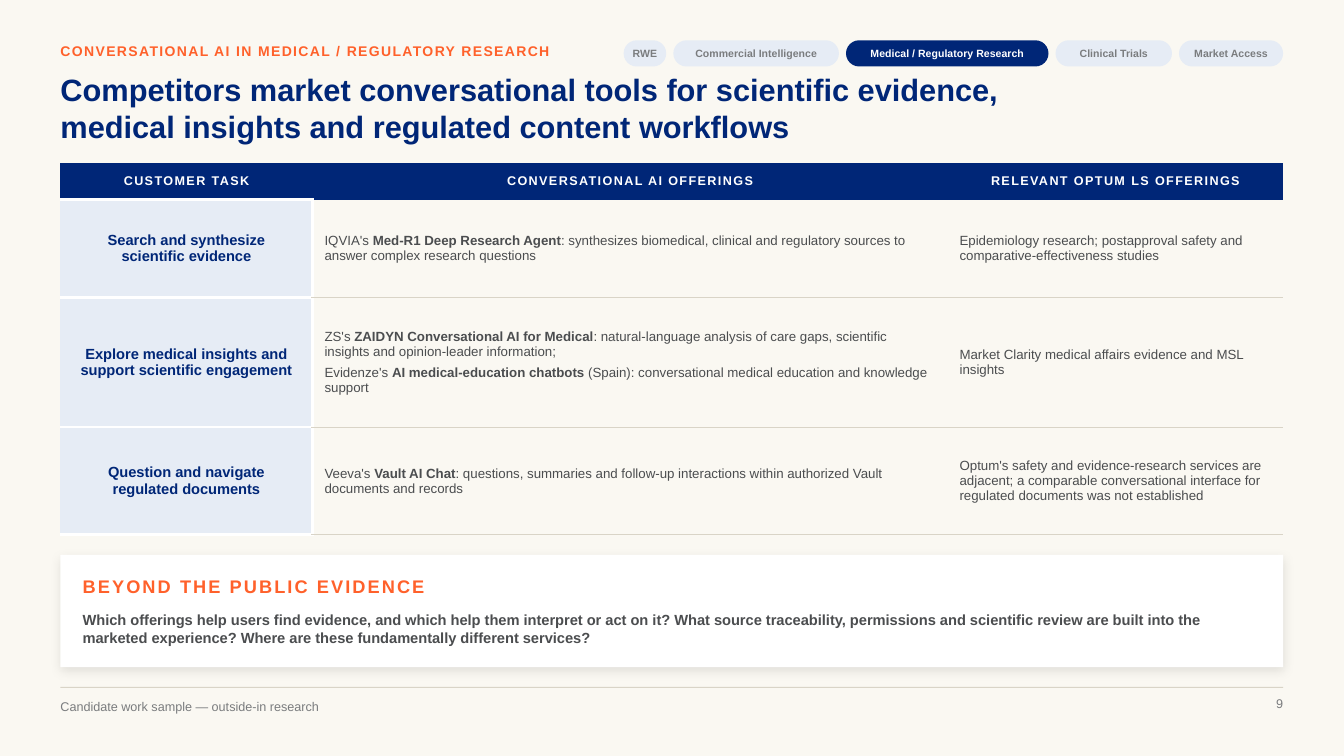
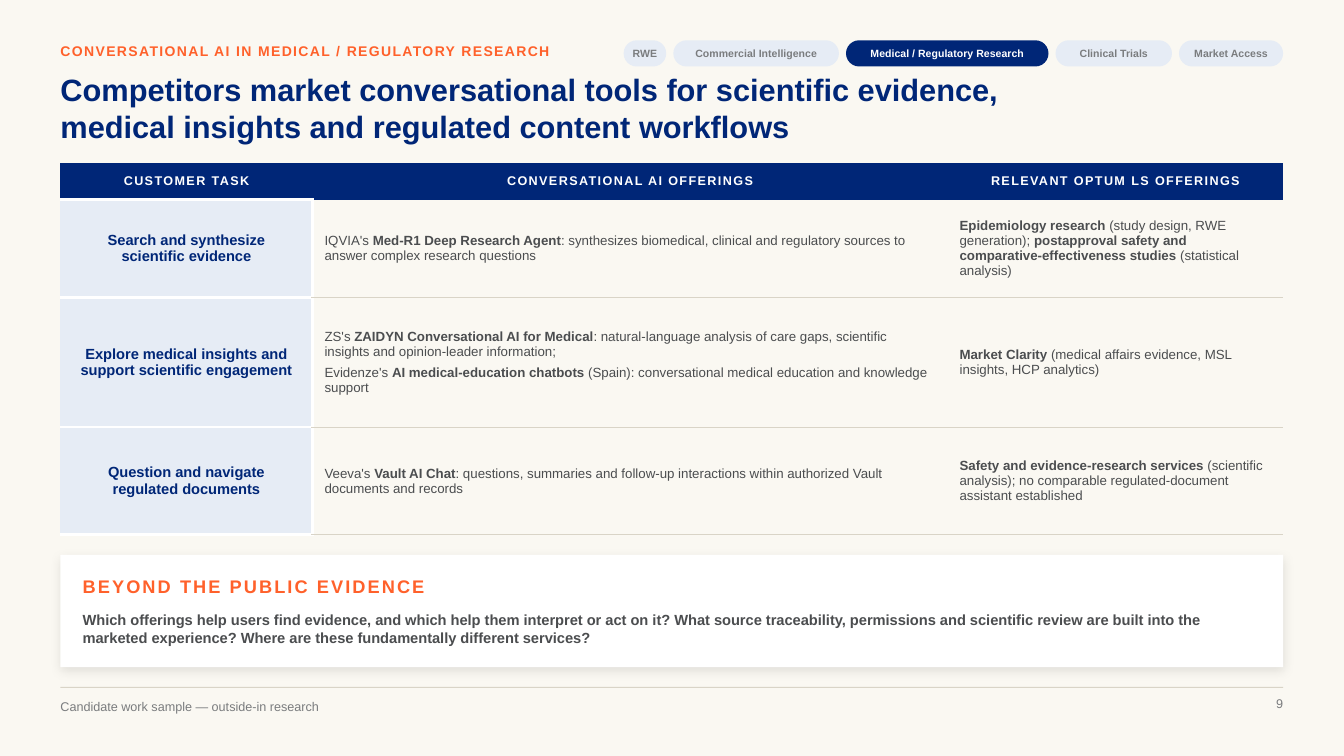
Before and after one commit to marinojt/test, a slide deck: slide 9 of deck/Optum-LS-Conversational-AI-sourced.pptx. Drawn at 1344x756 pixels with LibreOffice and Linux fonts; fonts in the diff are those of the drawing. Boxes give left, top, right and bottom in pixels: in the first picture for what was removed or moved away, otherwise in the second. Text is boxed around its words. In the diff, an @@ line names an element or a change of style, - is before the commit and + after.

```diff
--- a/deck/Optum-LS-Conversational-AI-sourced.pptx
+++ b/deck/Optum-LS-Conversational-AI-sourced.pptx
@@ table at (60, 163, 1284, 504) @@
-row 2, column 3: Epidemiology research; postapproval safety and comparative-effectiveness studies
+row 2, column 3: Epidemiology research (study design, RWE generation); postapproval safety and comparative-effectiveness studies (statistical analysis)
-row 3, column 3: Market Clarity medical affairs evidence and MSL insights
+row 3, column 3: Market Clarity (medical affairs evidence, MSL insights, HCP analytics)
-row 4, column 3: Optum's safety and evidence-research services are adjacent; a comparable conversational interface for regulated documents was not established
+row 4, column 3: Safety and evidence-research services (scientific analysis); no comparable regulated-document assistant established
```
Also in this commit, not shown: 4 other slides changed, 6 other files.
